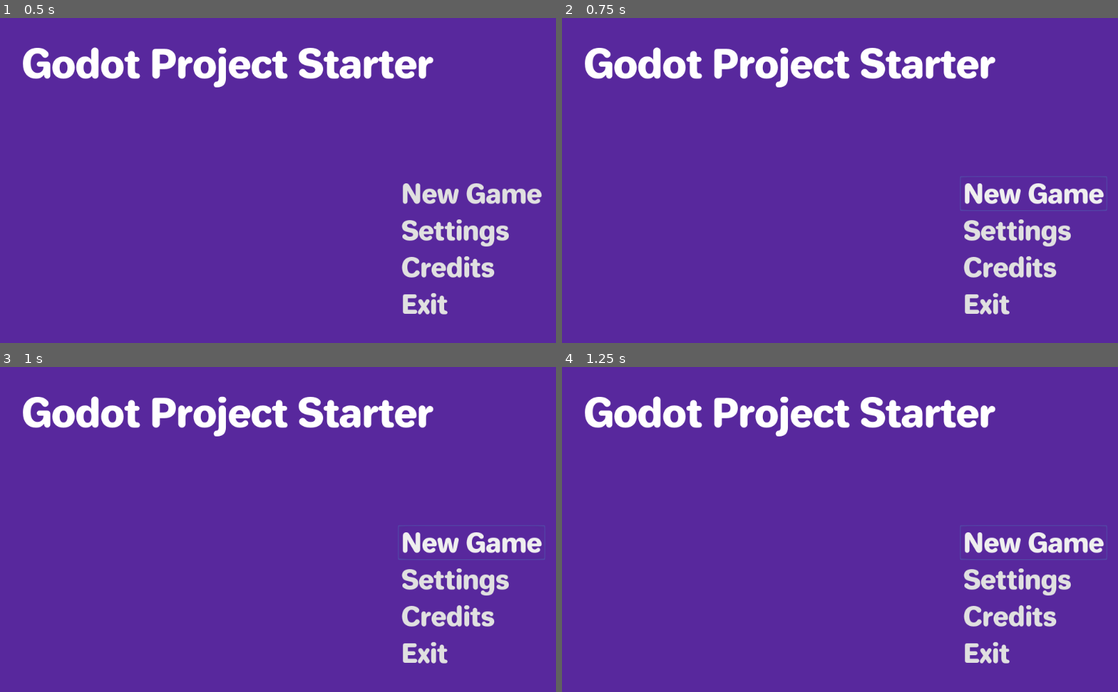
Above: before the commit, frames 1-4 (two rows, left to right).
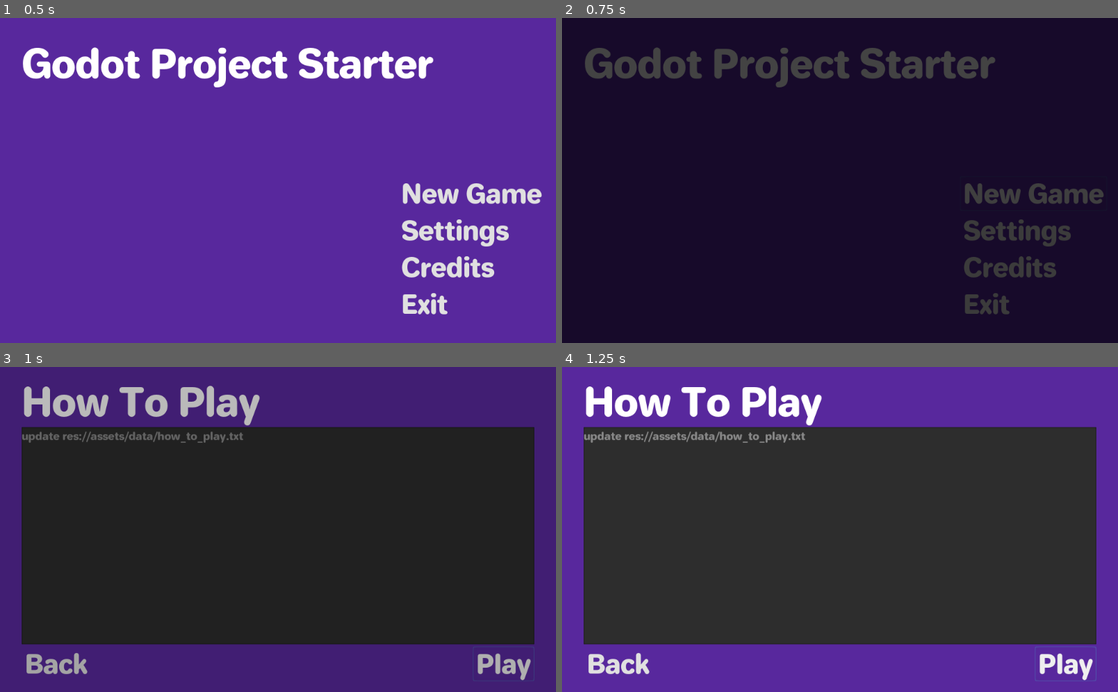
Above: after the commit, the same moments.

Repository: arthertz/ludum-dare-51
Game: Godot game, scene res://starter_scenes/etc/title.tscn
The game is run twice, just before and just after one commit, with the same random seed, the same clock (stepped at 60 frames per second) and the same inputs.
Inputs:
- Up to frame 1 (0.5 s): no input
- Up to frame 2 (0.75 s): click "New Game" at 0.5 s
- Up to frame 3 (1 s): no input
- Up to frame 4 (1.25 s): no input

Frame 1 is identical in both runs. In frame 2, 100% of the frame differs, in the area x 0-100%, y 0-100%; in frame 3, 100%; in frame 4, 67%.

Commit message:
fixed broken references to starter project

Diff:
--- a/game/starter_scenes/etc/credits.tscn
+++ b/game/starter_scenes/etc/credits.tscn
@@ -45,7 +45,7 @@
 margin_bottom = 492.0
 size_flags_horizontal = 3
 size_flags_vertical = 3
-file_path = "res://assets/data/credits.txt"
+file_path = "res://starter_assets/data/credits.txt"
 
 [node name="HBoxContainer" type="HBoxContainer" parent="MarginContainer/VBoxContainer"]
 margin_top = 496.0
@@ -60,5 +60,5 @@
 size_flags_horizontal = 0
 text = "Back"
 align = 2
-scene_to_load = "res://scenes/etc/title.tscn"
+scene_to_load = "res://starter_scenes/etc/title.tscn"
 grab_focus_on_start = true
--- a/game/starter_scenes/etc/how_to_play.tscn
+++ b/game/starter_scenes/etc/how_to_play.tscn
@@ -45,7 +45,7 @@
 margin_bottom = 492.0
 size_flags_horizontal = 3
 size_flags_vertical = 3
-file_path = "res://assets/data/how_to_play.txt"
+file_path = "res://starter_assets/data/how_to_play.txt"
 
 [node name="HBoxContainer" type="HBoxContainer" parent="MarginContainer/VBoxContainer"]
 margin_top = 496.0
@@ -57,7 +57,7 @@
 margin_right = 127.0
 margin_bottom = 64.0
 text = "Back"
-scene_to_load = "res://scenes/etc/title.tscn"
+scene_to_load = "res://starter_scenes/etc/title.tscn"
 
 [node name="SpacerControl" type="Control" parent="MarginContainer/VBoxContainer/HBoxContainer"]
 margin_left = 131.0
@@ -70,5 +70,5 @@
 margin_right = 944.0
 margin_bottom = 64.0
 text = "Play"
-scene_to_load = "res://scenes/etc/title.tscn"
+scene_to_load = "res://starter_scenes/etc/title.tscn"
 grab_focus_on_start = true
--- a/game/starter_scenes/etc/settings.tscn
+++ b/game/starter_scenes/etc/settings.tscn
@@ -97,7 +97,7 @@
 margin_right = 821.0
 margin_bottom = 64.0
 text = "Cancel"
-scene_to_load = "res://scenes/etc/title.tscn"
+scene_to_load = "res://starter_scenes/etc/title.tscn"
 
 [node name="OKBtn" parent="MarginContainer/VBoxContainer/HBoxContainer" instance=ExtResource( 6 )]
 margin_left = 861.0
@@ -105,7 +105,7 @@
 margin_bottom = 64.0
 text = "OK"
 script = ExtResource( 7 )
-scene_to_load = "res://scenes/etc/title.tscn"
+scene_to_load = "res://starter_scenes/etc/title.tscn"
 saving_node = NodePath("../../../..")
 
 [connection signal="help_message_changed" from="MarginContainer/VBoxContainer/SettingsUI" to="." method="_on_SettingsUI_help_message_changed"]
--- a/game/starter_scenes/etc/title.tscn
+++ b/game/starter_scenes/etc/title.tscn
@@ -26,9 +26,9 @@
 
 [node name="TitleLbl" type="Label" parent="TitleMarginContainer"]
 margin_left = 40.0
-margin_top = 76.0
+margin_top = 40.0
 margin_right = 1024.0
-margin_bottom = 90.0
+margin_bottom = 127.0
 theme = ExtResource( 3 )
 text = "Game Title"
 autowrap = true
@@ -59,25 +59,27 @@
 }
 
 [node name="NewGameBtn" parent="ButtonsMarginContainer/VBoxContainer" instance=ExtResource( 4 )]
-margin_top = 176.0
 margin_right = 271.0
-margin_bottom = 196.0
+margin_bottom = 64.0
 text = "New Game"
+scene_to_load = "res://starter_scenes/etc/how_to_play.tscn"
 
 [node name="SettingsBtn" parent="ButtonsMarginContainer/VBoxContainer" instance=ExtResource( 4 )]
-margin_top = 200.0
+margin_top = 68.0
 margin_right = 271.0
-margin_bottom = 220.0
+margin_bottom = 132.0
 text = "Settings"
+scene_to_load = "res://starter_scenes/etc/settings.tscn"
 
 [node name="CreditsBtn" parent="ButtonsMarginContainer/VBoxContainer" instance=ExtResource( 4 )]
-margin_top = 224.0
+margin_top = 136.0
 margin_right = 271.0
-margin_bottom = 244.0
+margin_bottom = 200.0
 text = "Credits"
+scene_to_load = "res://starter_scenes/etc/credits.tscn"
 
 [node name="ExitBtn" type="Button" parent="ButtonsMarginContainer/VBoxContainer"]
-margin_top = 248.0
+margin_top = 204.0
 margin_right = 271.0
 margin_bottom = 268.0
 text = "Exit"
--- a/game/starter_scenes/ui/settings/control_settings_ui.gd
+++ b/game/starter_scenes/ui/settings/control_settings_ui.gd
@@ -3,7 +3,7 @@
 signal remap_started()
 signal remap_ended()
 
-const ACTION_BINDING_CATEGORY_UI = preload("res://scenes/ui/settings/action_binding_category_ui.tscn")
+const ACTION_BINDING_CATEGORY_UI = preload("res://starter_scenes/ui/settings/action_binding_category_ui.tscn")
 
 onready var _mouse_settings_ui = $ControlSettingsCategoryContainer/MouseSettingsUI
 onready var _input_remap_dlg:InputRemapDialog = $ControlSettingsCategoryContainer/InputRemapDialog
--- a/game/starter_scenes/ui/settings/input_settings_action_wrapper.gd
+++ b/game/starter_scenes/ui/settings/input_settings_action_wrapper.gd
@@ -1,7 +1,7 @@
 class_name InputSettingsActionWrapper
 extends Reference
 
-var INVALID_ACTION_BINDING_THEME = preload("res://assets/themes/invalid_action_binding.tres")
+var INVALID_ACTION_BINDING_THEME = preload("res://starter_assets/themes/invalid_action_binding.tres")
 
 
 var input_settings_action: InputSettingsAction
--- a/game/starter_utils/input_map/input_map_mgr.gd
+++ b/game/starter_utils/input_map/input_map_mgr.gd
@@ -2,7 +2,7 @@
 
 signal input_settings_updated()
 
-const INPUT_MAP_SETTING_CFG_FILE_PATH = "res://assets/data/input_map_setting_cfg.json"
+const INPUT_MAP_SETTING_CFG_FILE_PATH = "res://starter_assets/data/input_map_setting_cfg.json"
 const BINDINGS_TYPE_TO_TYPE_NAME := {
 	"key": "InputEventKey",
 	"pad": "InputEventJoypadButton",
--- a/game/starter_utils/input_map/input_prompt_util.gd
+++ b/game/starter_utils/input_map/input_prompt_util.gd
@@ -2,10 +2,10 @@
 extends Object
 
 const PROMPT_REGEX = "%%prompt:(?<input_type>\\w+):(?<action_name>\\w+)%%"
-const KEY_MOUSE_PROMPT_IMAGE_FILE_PATH = "res://assets/images/ui/input_prompts/xelu_free_keyboardcontroller_prompts_pack/Keyboard & Mouse/Light/%s_Key_Light.png"
-const PAD_PROMPT_IMAGE_FILE_PATH = "res://assets/images/ui/input_prompts/xelu_free_keyboardcontroller_prompts_pack/Others/Xbox 360/360_%s.png"
-const SMALL_KEY_MOUSE_PROMPT_IMAGE_FILE_PATH = "res://assets/images/ui/input_prompts/xelu_free_keyboardcontroller_prompts_pack/Keyboard & Mouse/Light/small_%s_Key_Light.png"
-const SMALL_PAD_PROMPT_IMAGE_FILE_PATH = "res://assets/images/ui/input_prompts/xelu_free_keyboardcontroller_prompts_pack/Others/Xbox 360/small_360_%s.png"
+const KEY_MOUSE_PROMPT_IMAGE_FILE_PATH = "res://starter_assets/images/ui/input_prompts/xelu_free_keyboardcontroller_prompts_pack/Keyboard & Mouse/Light/%s_Key_Light.png"
+const PAD_PROMPT_IMAGE_FILE_PATH = "res://starter_assets/images/ui/input_prompts/xelu_free_keyboardcontroller_prompts_pack/Others/Xbox 360/360_%s.png"
+const SMALL_KEY_MOUSE_PROMPT_IMAGE_FILE_PATH = "res://starter_assets/images/ui/input_prompts/xelu_free_keyboardcontroller_prompts_pack/Keyboard & Mouse/Light/small_%s_Key_Light.png"
+const SMALL_PAD_PROMPT_IMAGE_FILE_PATH = "res://starter_assets/images/ui/input_prompts/xelu_free_keyboardcontroller_prompts_pack/Others/Xbox 360/small_360_%s.png"
 
 const JOY_BUTTON_IMG_SUFIX := [
 	"A",
